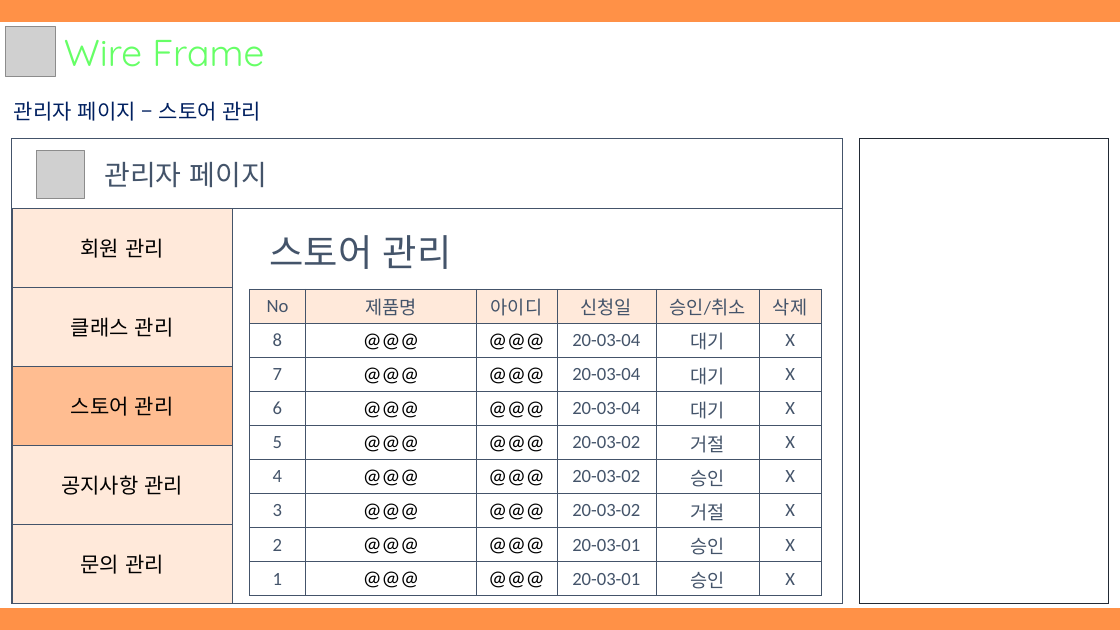
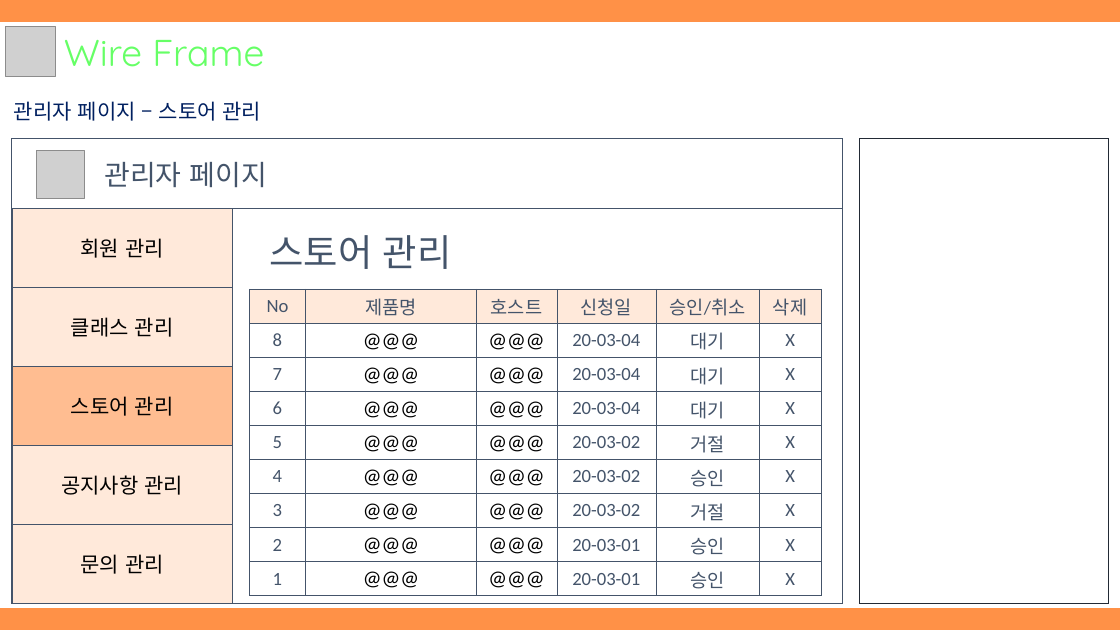
Before and after one commit to hhsw07/ezen-academy-projects, a slide deck: slide 21 of WebContent/발표자료/1차/3조 원데이클래스.pptx. Drawn at 1120x630 pixels with LibreOffice and Linux fonts; fonts in the diff are those of the drawing; grey boxes stand for pictures. Boxes give left, top, right and bottom in pixels: in the first picture for what was removed or moved away, otherwise in the second. Text is boxed around its words. In the diff, an @@ line names an element or a change of style, - is before the commit and + after.

```diff
--- a/WebContent/발표자료/1차/3조 원데이클래스.pptx
+++ b/WebContent/발표자료/1차/3조 원데이클래스.pptx
@@ table at [250,289,821,596] @@
-row 1, column 3: 아이디
+row 1, column 3: 호스트
```
Also in this commit, not shown: 4 other slides changed.
